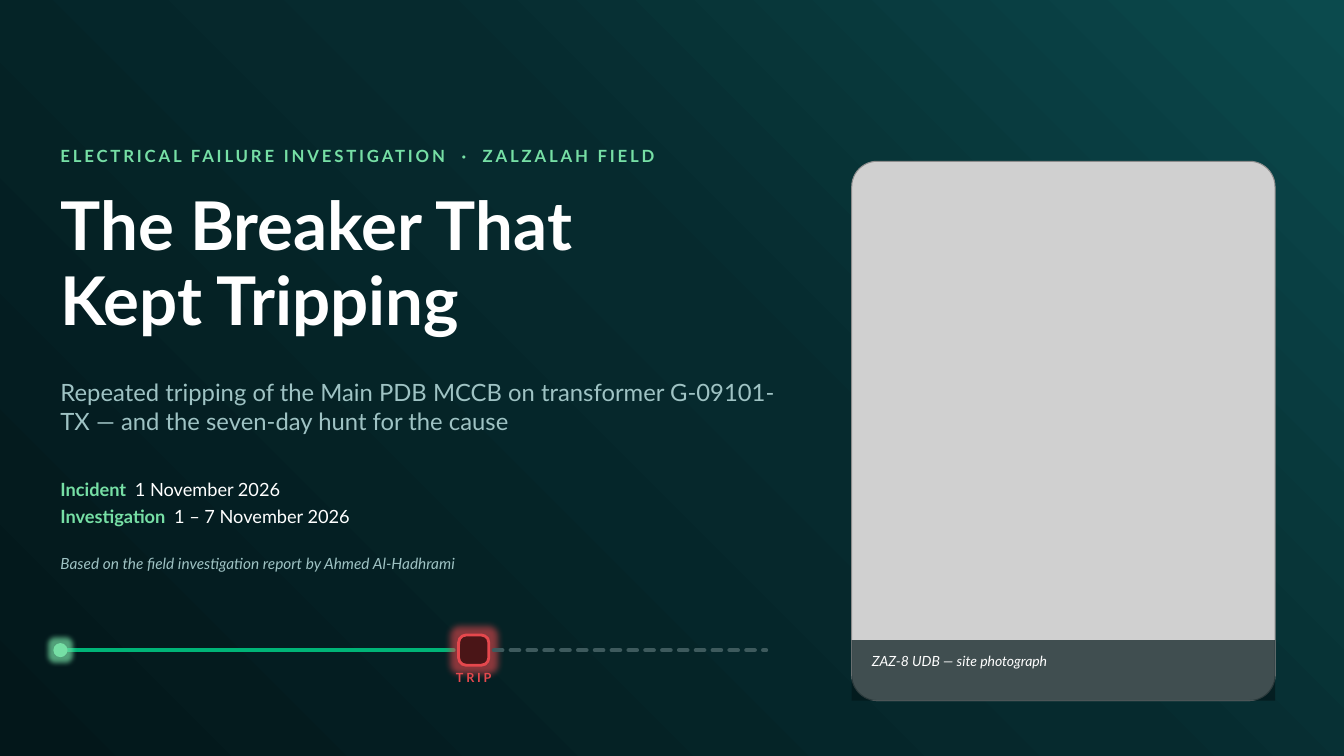
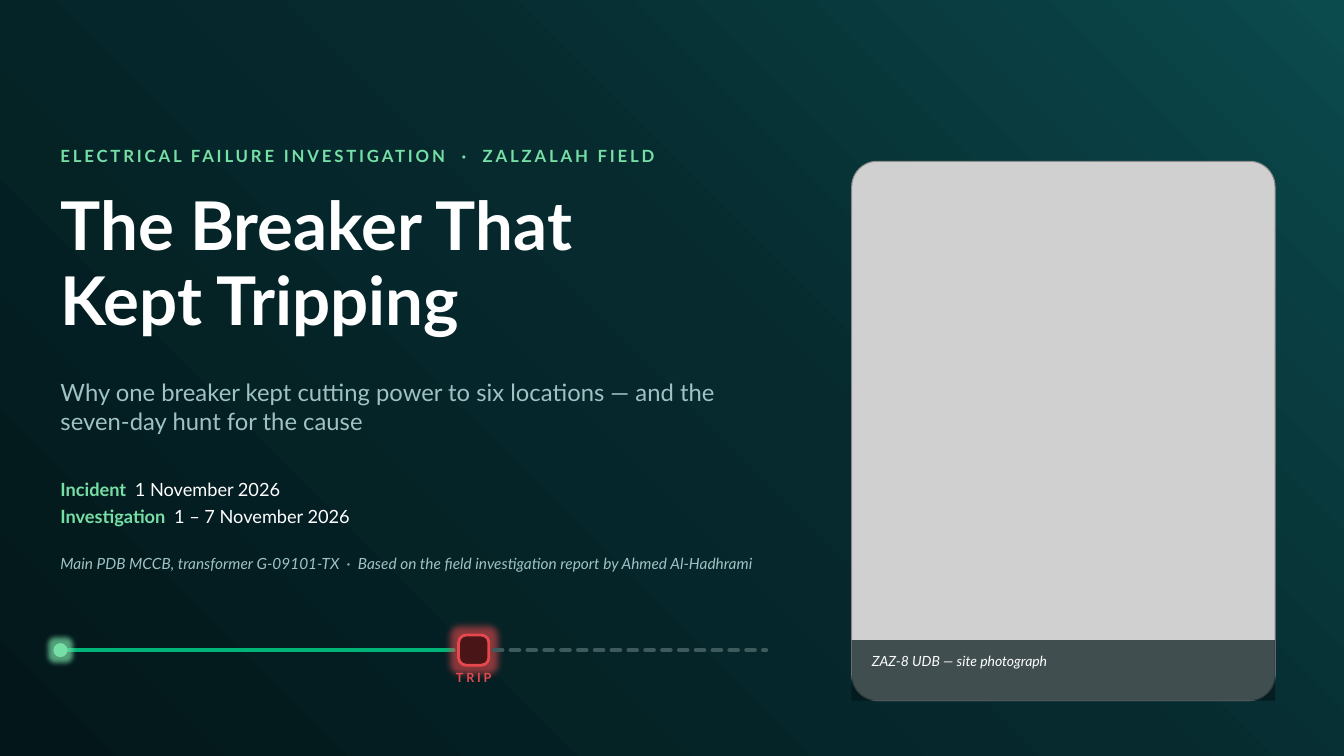
Before and after one commit to nasr9787alfarsi-alt/Nasr, a slide deck: slide 1 of presentations/ZAZ-8_Main_PDB_MCCB_Tripping_Investigation.pptx. Drawn at 1344x756 pixels with LibreOffice and Linux fonts; fonts in the diff are those of the drawing; grey boxes stand for pictures; background and template pictures are left out; a plain dark background stands for a picture behind light text. Boxes give left, top, right and bottom in pixels: in the first picture for what was removed or moved away, otherwise in the second. Text is boxed around its words. In the diff, an @@ line names an element or a change of style, - is before the commit and + after.

```diff
--- a/presentations/ZAZ-8_Main_PDB_MCCB_Tripping_Investigation.pptx
+++ b/presentations/ZAZ-8_Main_PDB_MCCB_Tripping_Investigation.pptx
@@ text at (x1=60, y1=383, x2=714, y2=434): text changed @@
-Repeated tripping of the Main PDB MCCB on transformer G-09101-TX — and the seven-day hunt for the cause
+Why one breaker kept cutting power to six locations — and the seven-day hunt for the cause
@@ text at (x1=60, y1=557, x2=752, y2=572): text changed @@
-Based on the field investigation report by Ahmed Al-Hadhrami
+Main PDB MCCB, transformer G-09101-TX · Based on the field investigation report by Ahmed Al-Hadhrami
```
Also in this commit, not shown: 22 other slides changed, 6 slides added.
